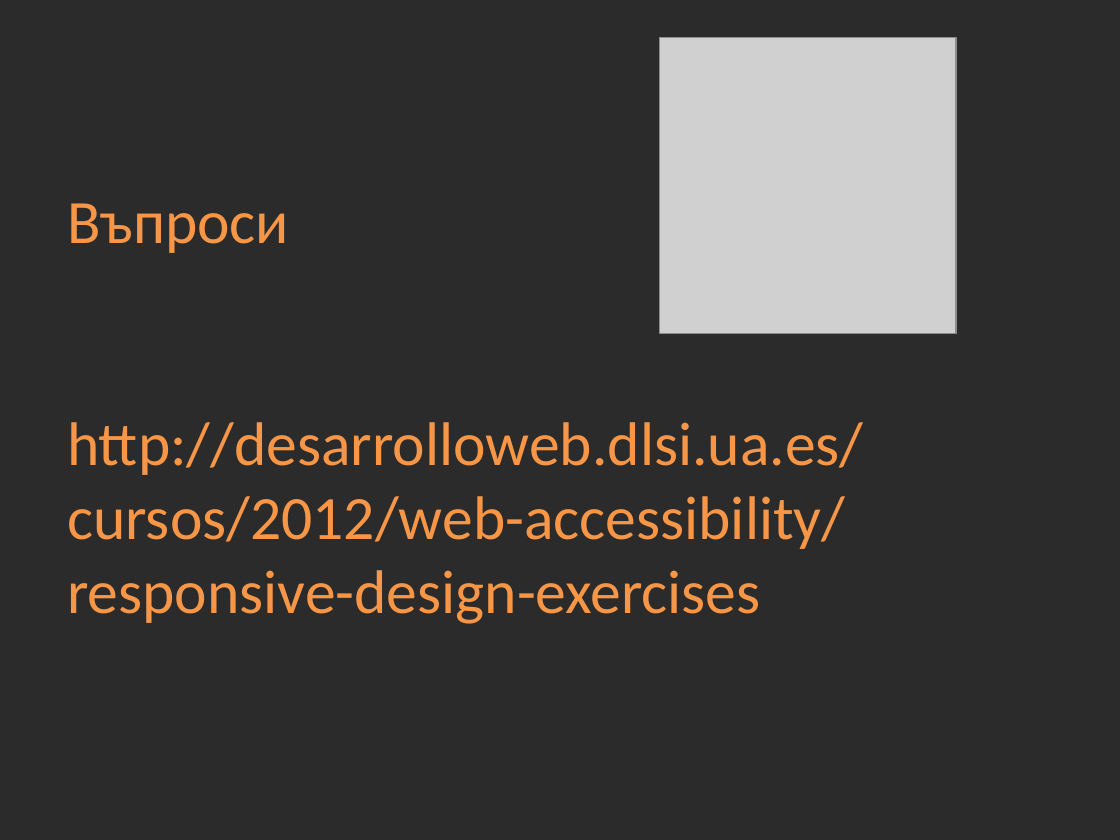
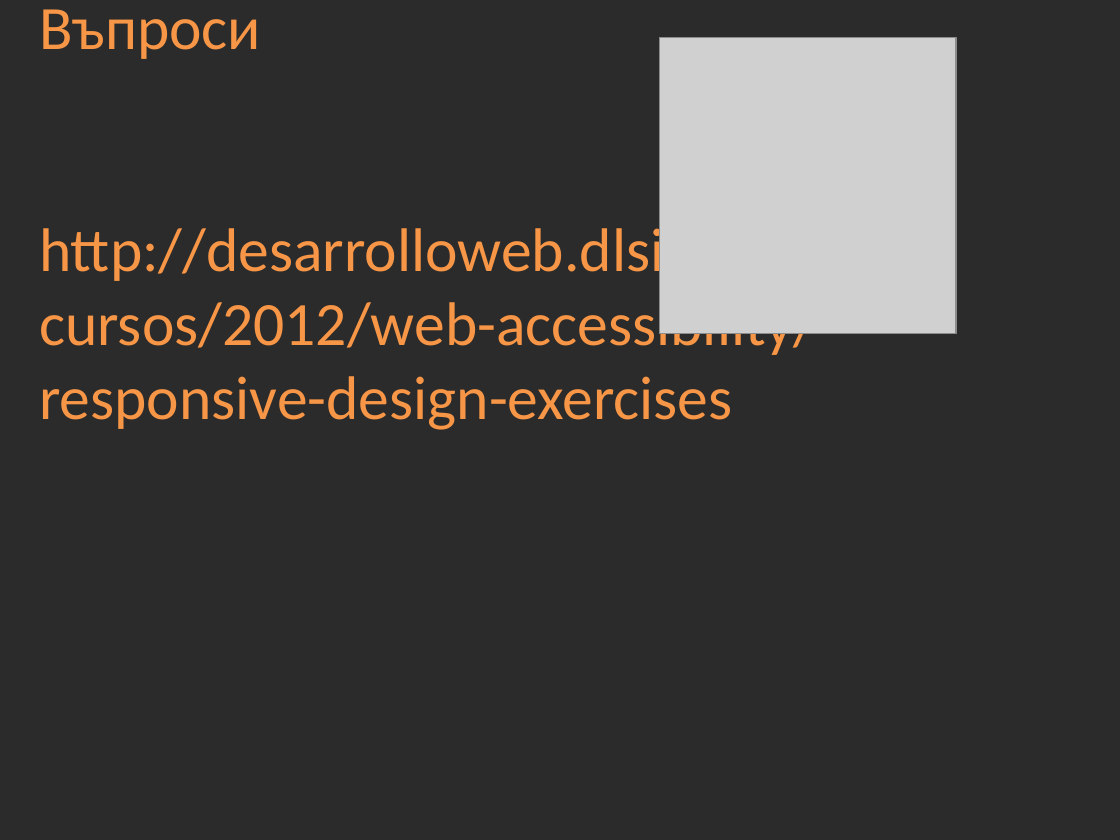
Before and after one commit to Academy-Soft-Intellect/Front-End-Course, a slide deck: slide 16 of 08-Adaptive-Design/09-Adaptive-Design.pptx. Drawn at 1120x840 pixels with LibreOffice and Linux fonts; fonts in the diff are those of the drawing; grey boxes stand for pictures; background and template pictures are left out; a plain dark background stands for a picture behind light text. Boxes give left, top, right and bottom in pixels: in the first picture for what was removed or moved away, otherwise in the second. Text is boxed around its words. In the diff, an @@ line names an element or a change of style, - is before the commit and + after.

Commit message:
09-Adaptive-Design - examples

```diff
--- a/08-Adaptive-Design/09-Adaptive-Design.pptx
+++ b/08-Adaptive-Design/09-Adaptive-Design.pptx
@@ title "Въпроси http://desarrolloweb.dlsi.ua.es/cursos/2012/web-acce ...": place and size @@
-title "Въпроси http://desarrolloweb.dlsi.ua.es/cursos/2012/web-acce ..." at bbox=[67, 203, 864, 624]
+title "Въпроси http://desarrolloweb.dlsi.ua.es/cursos/2012/web-acce ..." at bbox=[39, 9, 836, 430]
```
Also in this commit, not shown: 1 other slide changed, 4 other files.
